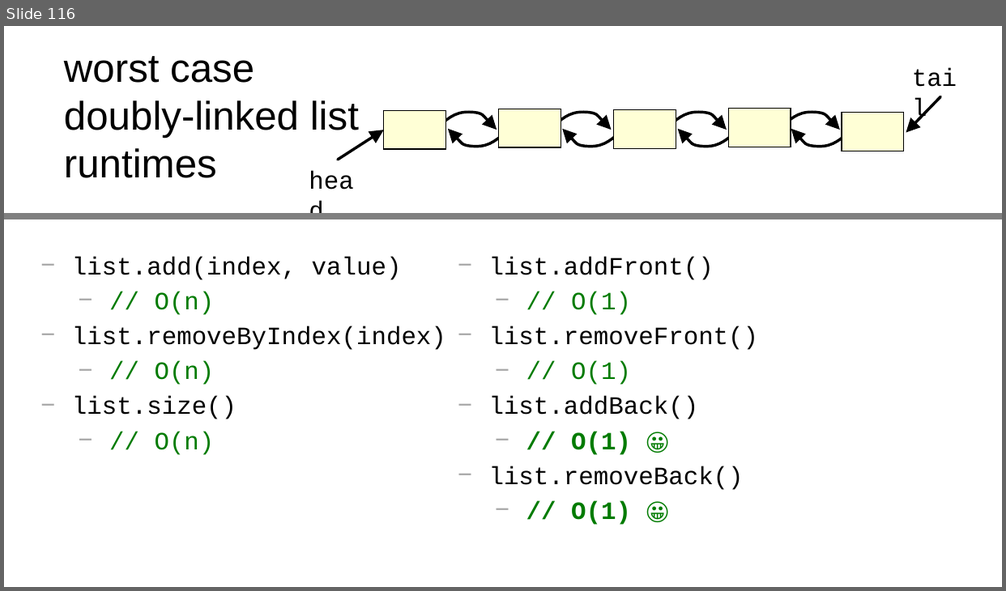
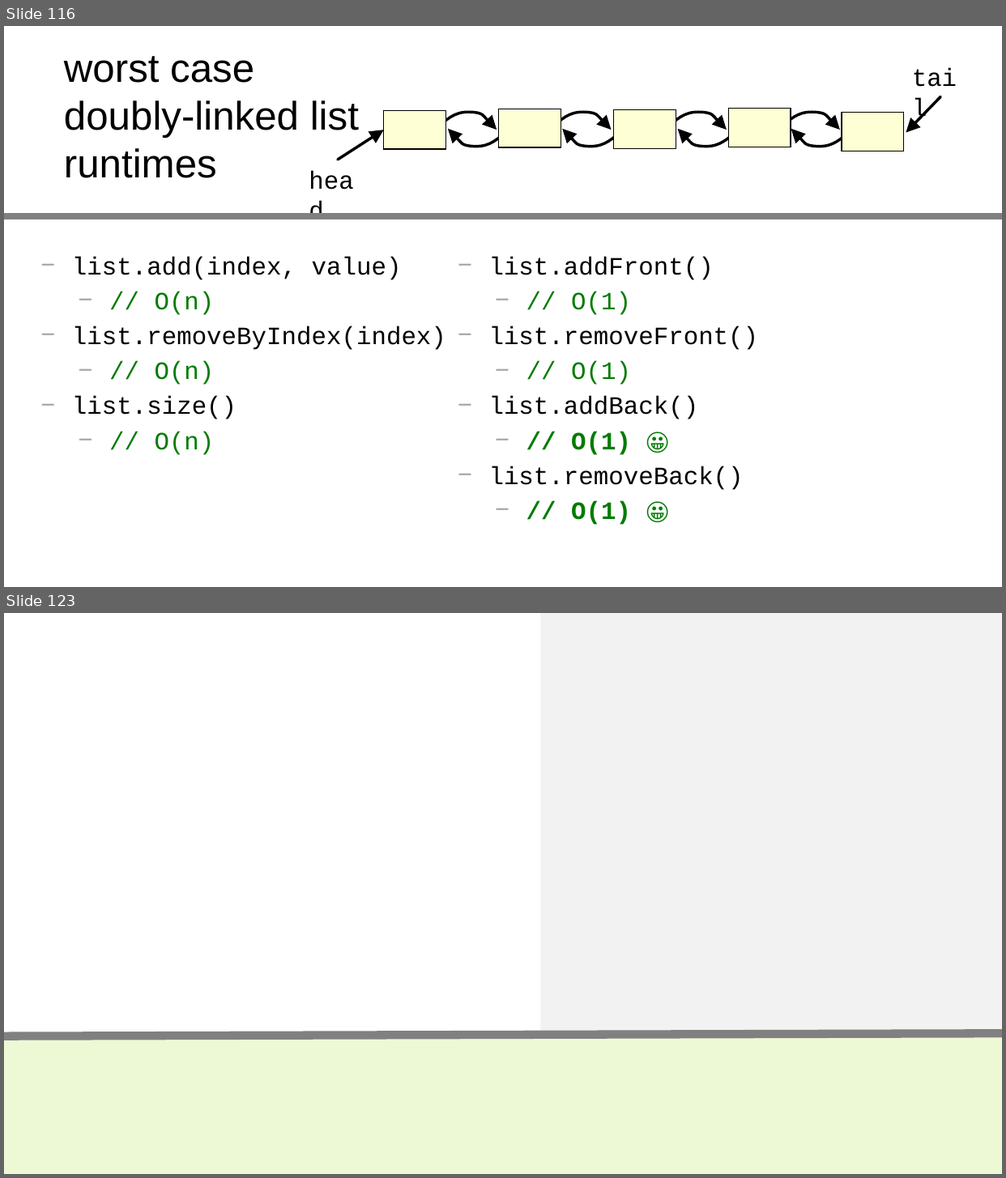
Before and after one commit to james-bern/CS136-SLIDES, a slide deck: WeekXX2.pptx. Shown one above the other, each under a label of ours: slide 116 before the commit, slides 116 and 123 after it; the slides between them are not shown. The pictures are 1006x591 and 1006x1178 pixels, drawn with LibreOffice and Linux fonts; fonts in the diff are those of the drawing. Boxes give left, top, right and bottom in pixels: in the first picture for what was removed or moved away, otherwise in the second. Text is boxed around its words. In the diff, an @@ line names an element or a change of style, - is before the commit and + after.

```diff
--- a/WeekXX2.pptx
+++ b/WeekXX2.pptx
@@ slide 123 added at [4, 613, 1002, 1174], background #FFFFFF @@
@@ rectangle added at [541, 613, 1002, 1033], fill #F2F2F2 @@
@@ rectangle added at [4, 1036, 1002, 1174], fill #EDF9D5 @@
@@ line added from (1002, 1034) to (4, 1036), #808080 6 pt @@
```
Also in this commit, not shown: 43 other slides added.
